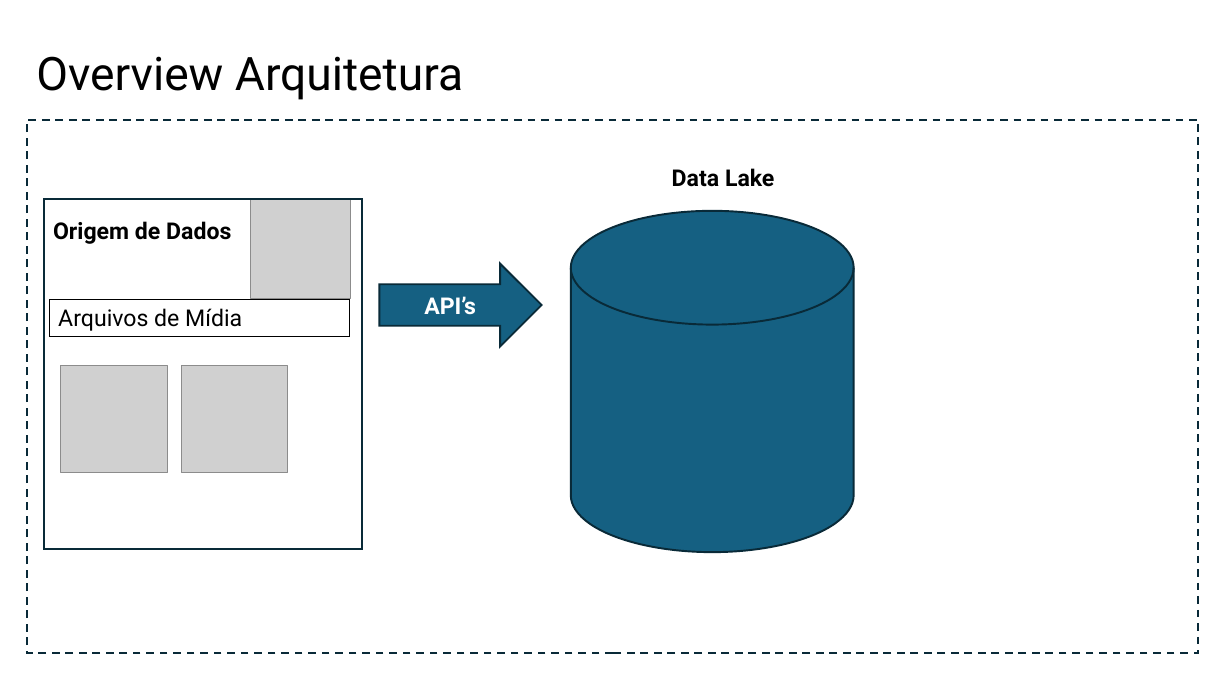
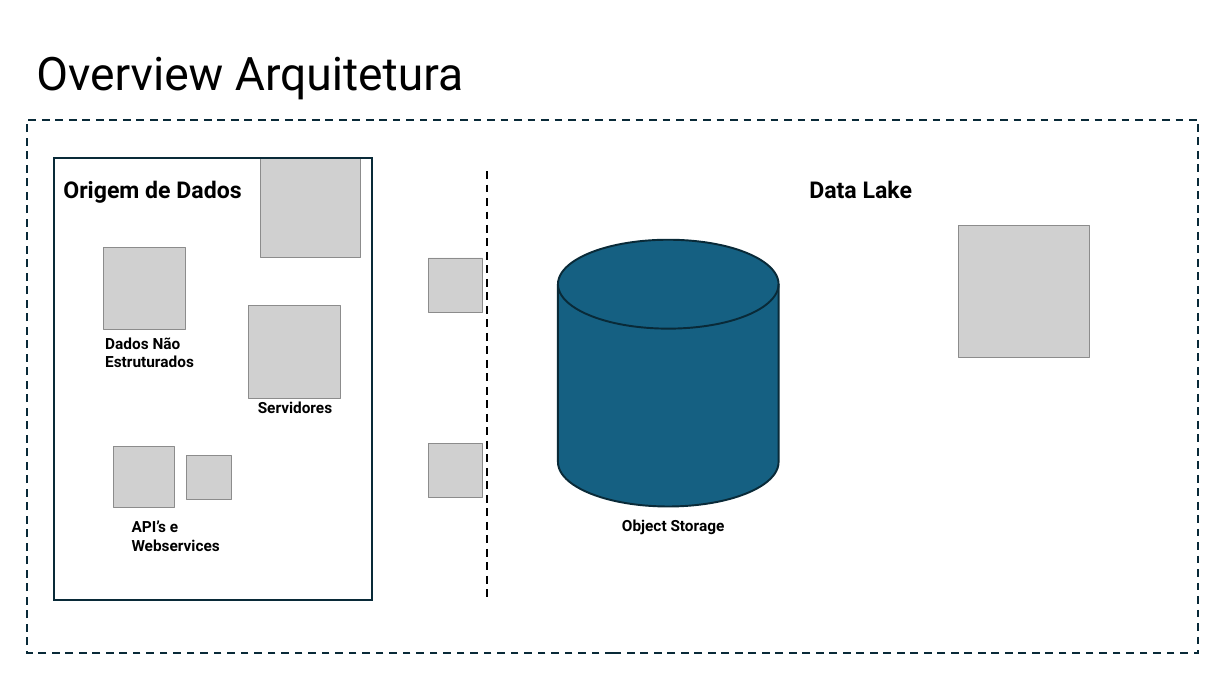
Before and after one commit to luonishicastro/CodingLabs, a slide deck: slide 2 of listas-cases-empresas/santander-int/Apresentação1.pptx (slide 1 before the commit). Drawn at 1232x693 pixels with LibreOffice and Linux fonts; fonts in the diff are those of the drawing; grey boxes stand for pictures. Boxes give left, top, right and bottom in pixels: in the first picture for what was removed or moved away, otherwise in the second. Text is boxed around its words. In the diff, an @@ line names an element or a change of style, - is before the commit and + after.

```diff
--- a/listas-cases-empresas/santander-int/Apresentação1.pptx
+++ b/listas-cases-empresas/santander-int/Apresentação1.pptx
@@ text "Origem de Dados": place and size @@
-text "Origem de Dados" at (53,221,231,244)
+text "Origem de Dados" at (63,180,241,203)
@@ rectangle: place and size @@
-rectangle at (44,199,362,549)
+rectangle at (55,158,372,600)
@@ picture: place and size @@
-picture at (250,199,350,299)
+picture at (261,158,360,258)
@@ line added from (487, 171) to (487, 598), #000000 1.5 pt dashed @@
@@ text "Data Lake": place and size @@
-text "Data Lake" at (672,168,774,187)
+text "Data Lake" at (809,180,912,199)
@@ cylinder: place and size @@
-cylinder at (571,211,854,552)
+cylinder at (558,239,779,506)
@@ picture added at (958,226,1090,357) @@
@@ picture added at (104,248,185,329) @@
@@ right arrow removed at (380,263,543,347) @@
-API’s
@@ picture added at (429,258,483,312) @@
@@ rectangle removed at (49,299,350,336) @@
-Arquivos de Mídia
@@ picture added at (249,306,341,398) @@
@@ text added at (105,337,194,367), 12 pt, text #000000, bold @@
+Dados Não Estruturados
@@ picture removed at (61,366,168,473) @@
@@ picture removed at (181,366,288,473) @@
@@ text added at (258,401,332,413), 12 pt, text #000000, bold @@
+Servidores
@@ picture added at (114,447,175,508) @@
@@ picture added at (429,444,483,498) @@
@@ picture added at (187,456,231,500) @@
@@ text added at (132,520,220,551), 12 pt, text #000000, bold @@
+API’s e Webservices
@@ text added at (622,519,725,535), 12 pt, text #000000, bold @@
+Object Storage
```
Also in this commit, not shown: 5 slides added, 1 slide removed.
